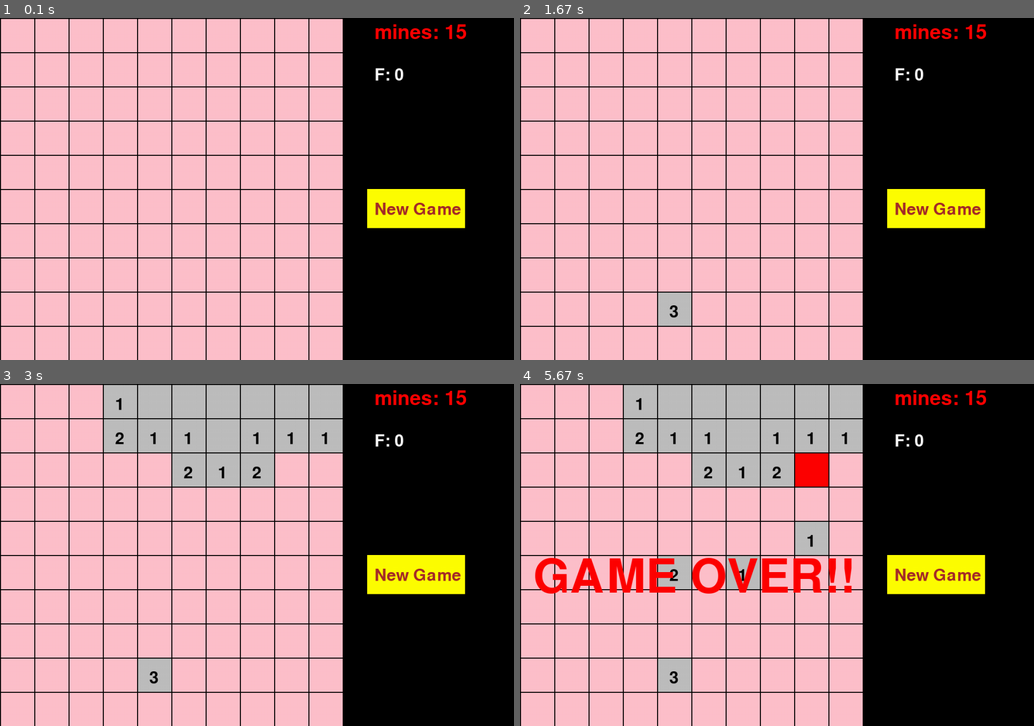
Above: before the commit, frames 1-4 (two rows, left to right).
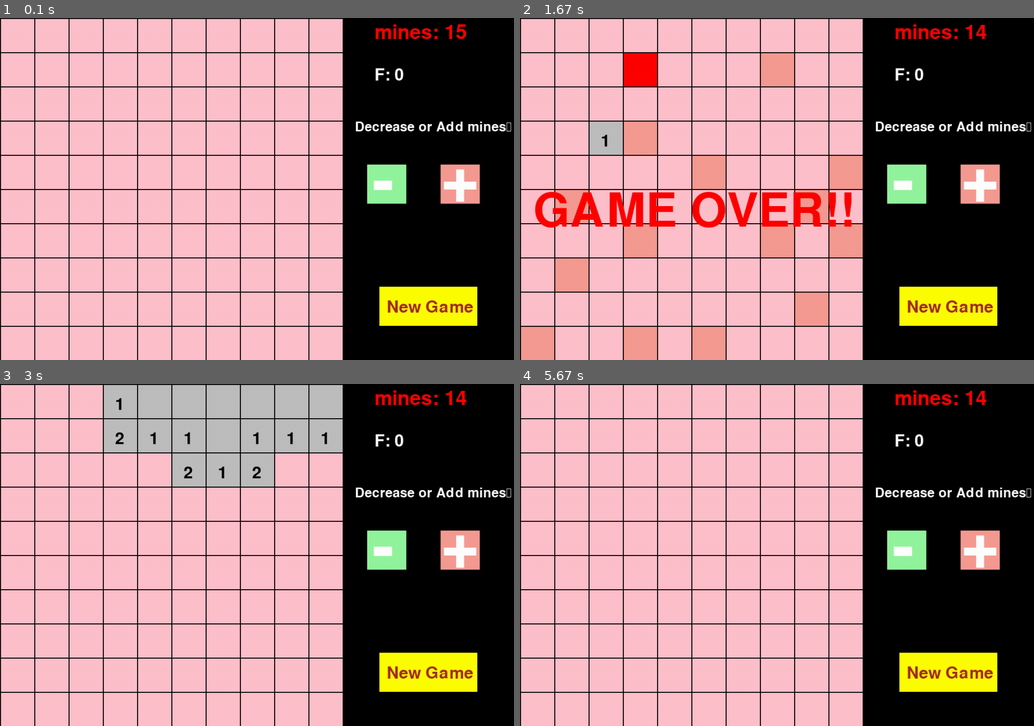
Above: after the commit, the same moments.

Repository: kristaps-m/Minesweeper_Python_ConsoleApp
Game: pygame game, started from pygame_main.py
Same seed, same stepped clock (60 frames per second), same inputs: the game is played once before the commit and once after it.
Inputs (mouse positions are in pixels of both pictures, inside the frame that each line leads up to):
- Up to frame 1 (0.1 s): no input
- Up to frame 2 (1.67 s): press the mouse at (638, 342) at 0.37 s; move the mouse to (627, 240) at 0.47 s; release the mouse at (617, 137) at 0.6 s; press the mouse at (638, 342) at 0.7 s; move the mouse to (643, 202) at 0.8 s; release the mouse at (643, 62) at 0.93 s; click (910, 192) at 1.05 s; press the mouse at (535, 69) at 1.37 s; move the mouse to (602, 185) at 1.47 s; release the mouse at (663, 298) at 1.6 s
- Up to frame 3 (3 s): press the mouse at (87, 606) at 2.2 s; move the mouse to (241, 643) at 2.3 s; release the mouse at (400, 678) at 2.43 s; press the mouse at (15, 708) at 2.53 s; move the mouse to (123, 568) at 2.63 s; release the mouse at (231, 428) at 2.77 s; press the mouse at (118, 401) at 2.87 s; move the mouse to (164, 493) at 2.97 s
- Up to frame 4 (5.67 s): release the mouse at (730, 589) at 3.1 s; press the mouse at (607, 537) at 3.2 s; move the mouse to (710, 534) at 3.3 s; release the mouse at (818, 534) at 3.43 s; press the mouse at (535, 537) at 3.53 s; move the mouse to (602, 555) at 3.63 s; release the mouse at (669, 568) at 3.77 s; press the mouse at (607, 503) at 3.87 s; move the mouse to (705, 479) at 3.97 s; release the mouse at (802, 459) at 4.1 s; press the mouse at (535, 572) at 5.2 s; move the mouse to (751, 613) at 5.3 s; release the mouse at (967, 654) at 5.43 s; press the mouse at (638, 401) at 5.53 s; move the mouse to (653, 503) at 5.63 s

The runs differ from the first frame. In frame 1, 6.1% of the frame differs, in the area x 69-100%, y 30-90%; in frame 2, 19%; in frame 3, 6.8%; in frame 4, 23%, in the area x 2-100%, y 0-90%.

Commit message:
Add - and + buttons for mines count. Color other mines when game is over.

Diff:
--- a/minesweeper.py
+++ b/minesweeper.py
@@ -11,7 +11,7 @@
   { "row": 1, "col": 1 },
   { "row": -1, "col": 1 },
   { "row": 1, "col": -1 },
-];
+]
 
 class Minesweeper:
     def __init__(self, rows= 9, cols= 9, number_of_mines= 10, field =[], isGameOver= False):
@@ -104,6 +104,7 @@
                 if one_cell.isOpen:
                     opened_cells += 1
 
+        # 85 == 10 * 10 - 15
         return opened_cells == self.rows * self.cols - self.number_of_mines
 # end of check_if_game_won
 
--- a/pygame_helper.py
+++ b/pygame_helper.py
@@ -60,11 +60,16 @@
             img = font.render(str(theCell.numOfMines), True, "black")
             screen.blit(img, (theCell.theRect.left + FONT_OF_SET, theCell.theRect.top + FONT_OF_SET))
     elif not theCell.isOpen and theCell.isFlaged:
+        if theCell.isMine and is_game_over:
+            theCell.theColor = "#f59b93"
         pygame.draw.rect(screen, theCell.theColor, theCell.theRect)
         img = font.render("F", True, "darkgreen")
         screen.blit(img, (theCell.theRect.left + FONT_OF_SET, theCell.theRect.top + FONT_OF_SET))
     elif not theCell.isOpen and not theCell.isFlaged:
+        if theCell.isMine and is_game_over:
+            theCell.theColor = "#f59b93"
         pygame.draw.rect(screen, theCell.theColor, theCell.theRect)
+    # pygame.draw.rect(screen, theCell.theColor, theCell.theRect)
 
 
 game_field = generate_game_field()
--- a/pygame_main.py
+++ b/pygame_main.py
@@ -3,7 +3,12 @@
 
 # pygame setup is inside py_game_help.py file
 
-new_game_button = pygame.Rect(W+50,H/2,200,80)
+NEW_GAME_BUTTON_X = W + 75
+NEW_GAME_BUTTON_Y = H - 150
+
+new_game_button = pygame.Rect(NEW_GAME_BUTTON_X, NEW_GAME_BUTTON_Y, 200, 80)
+decrease_mines_btn = pygame.Rect(W + 50, 300, 80, 80)
+add_more_mines_btn = pygame.Rect(W + 200, 300, 80, 80)
 flaged_cells_counter = 0
 
 def render_text(font_size, text, color, x, y):
@@ -23,19 +28,26 @@
             for f_row in game_field:
                 for f_col in f_row:
                     if f_col.theRect.collidepoint(mouse_pos):
-                        if event.button == LEFT and not m.check_if_game_won():
+                        if event.button == LEFT and not m.check_if_game_won() and not IS_GAME_OVER:
                             m.cell_simulate_left_click(f_col.row, f_col.col)
                             if m.isGameOver:
                                 # ~ running = False
                                 IS_GAME_OVER = True
                                 break
-                        elif event.button == RIGHT and not f_col.isOpen and f_col.isFlaged:
+                        elif event.button == RIGHT and not f_col.isOpen and f_col.isFlaged and not IS_GAME_OVER:
                             f_col.isFlaged = False
                             flaged_cells_counter -= 1
-                        elif event.button == RIGHT and not f_col.isOpen:
+                        elif event.button == RIGHT and not f_col.isOpen and not IS_GAME_OVER:
                             f_col.isFlaged = True
                             flaged_cells_counter += 1
 
+            if add_more_mines_btn.collidepoint(mouse_pos) and (IS_GAME_OVER or m.check_if_game_won()):
+                if NUMBER_OF_MINES < ROWS * COLS - 1:
+                    NUMBER_OF_MINES += 1
+
+            if decrease_mines_btn.collidepoint(mouse_pos) and (IS_GAME_OVER or m.check_if_game_won()):
+                if NUMBER_OF_MINES > 1:
+                    NUMBER_OF_MINES -= 1
 
             if new_game_button.collidepoint(mouse_pos):
                 print("Create New Game Here!!!!")
@@ -48,6 +60,8 @@
                 flaged_cells_counter = 0
                 # ~ print(f"{IS_GAME_OVER}")
 
+
+
     # fill the screen with a color to wipe away anything from last frame
     screen.fill("black")
 
@@ -58,8 +72,15 @@
             if_cell_is_open_function(f_col, IS_GAME_OVER)
 
     pygame.draw.rect(screen, "yellow", new_game_button)
+    pygame.draw.rect(screen, "#93f59d", decrease_mines_btn)
+    render_text(200, "-", "white", W + 60, 270)
+    pygame.draw.rect(screen, "#f59b93", add_more_mines_btn)
+    render_text(200, "+", "white", W + 200, 265)
+
+    render_text(40, "Decrease or Add mines\n when Game is Over!", "white", W + 25, 210)
+
     img = new_game_font.render("New Game", True, "brown")
-    screen.blit(img, (W+65,H/2 + 25))
+    screen.blit(img, (NEW_GAME_BUTTON_X + 15, NEW_GAME_BUTTON_Y + 25))
 
     render_text(50, "F: " + str(flaged_cells_counter), "white", W+65, 100)
 
@@ -69,8 +90,7 @@
         img = game_over_font.render(" GAME OVER!! ", True, "red")
         screen.blit(img, (0, H / 2))
 
-    if m.check_if_game_won():
-        # ~ print("- VICTORY!!!!!!!!! -")
+    if m.check_if_game_won() and not IS_GAME_OVER:
         img = game_over_font.render(" VICTORY!!! ", True, "green")
         screen.blit(img, (0, H / 2))
 
